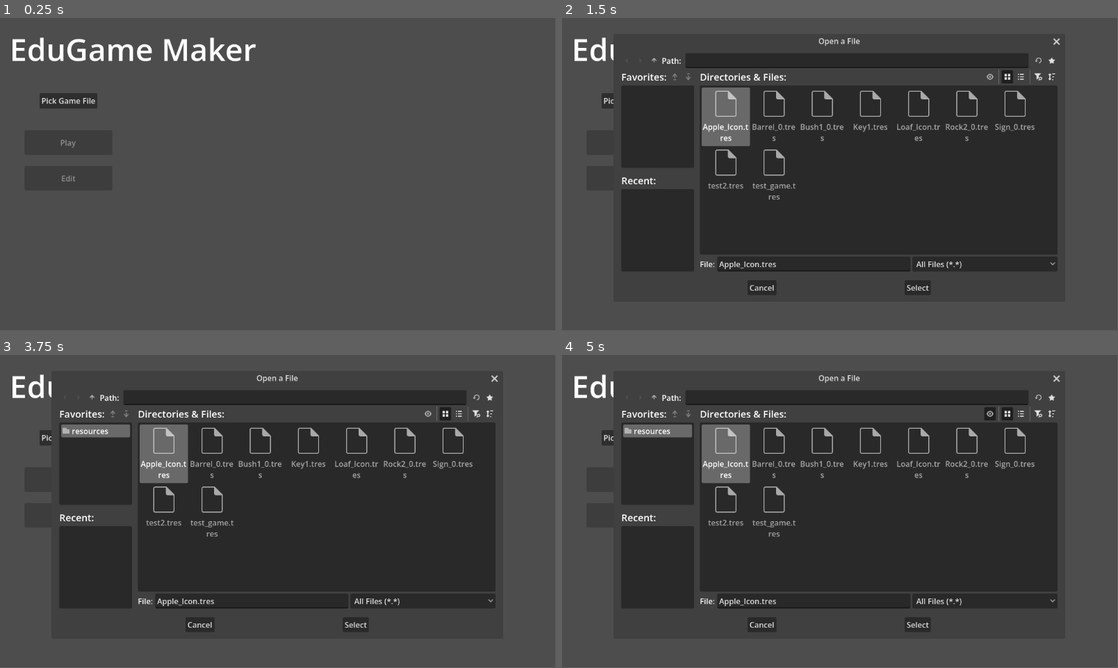
Above: before the commit, frames 1-4 (two rows, left to right).
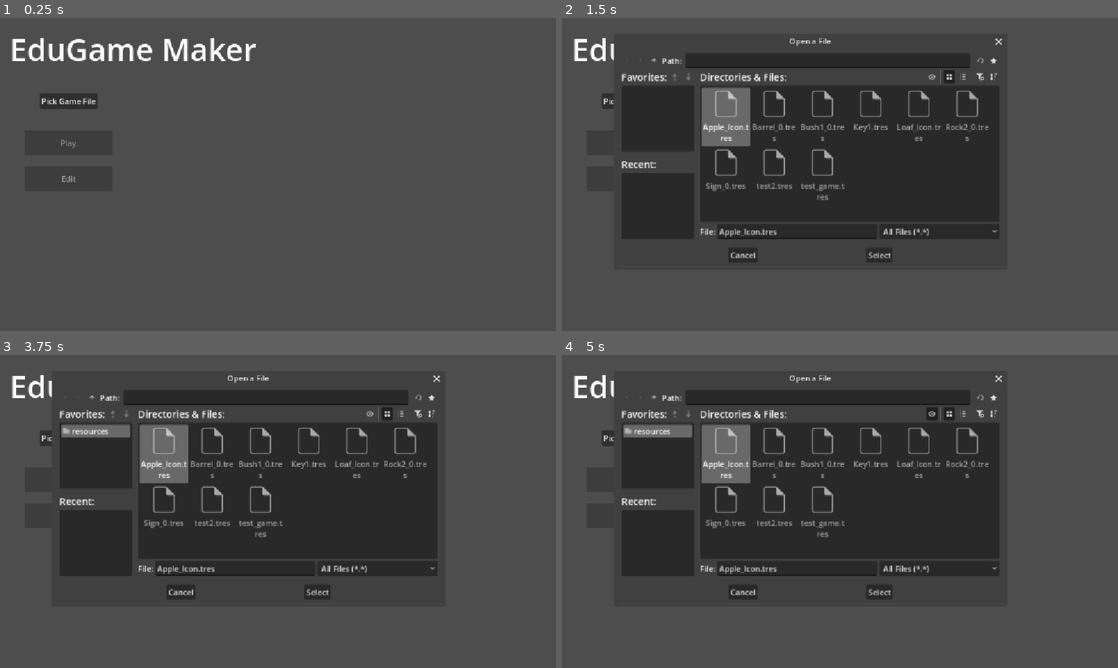
Above: after the commit, the same moments.

Repository: jsaur92/edamame
Game: Godot game, scene res://scenes/menu/main_menu.tscn
The game is run twice, just before and just after one commit, with the same random seed, the same clock (stepped at 60 frames per second) and the same inputs.
Inputs (mouse positions are in pixels of both pictures, inside the frame that each line leads up to; where the layout moved, square brackets give the same spot in the first picture):
- Up to frame 1 (0.25 s): no input
- Up to frame 2 (1.5 s): click "Pick Game File" at 0.5 s; click (656, 61) at 1.25 s
- Up to frame 3 (3.75 s): click (94, 398) at 2 s; click (417, 398) [478, 398] at 2.75 s; click (433, 398) [489, 398] at 3.5 s
- Up to frame 4 (5 s): click (928, 414) [990, 414] at 4.25 s
In our replay, the window is 799x449 before the commit and 800x450 after it. These sizes can differ from the game's own. Grey fills any space a smaller window leaves; there, only what the larger window draws over its background counts as a difference.

The runs differ from the first frame. In frame 1, 0.7% of the frame differs, in the area x 2-46%, y 6-53%; in frame 2, 9.8%; in frame 3, 9.9%; in frame 4, 10%, in the area x 2-90%, y 6-89%.

Commit message:
basic layout for editor scene

Diff:
--- a/project.godot
+++ b/project.godot
@@ -13,6 +13,10 @@
 config/name="Edu Game Maker"
 run/main_scene="uid://e7ed5bvjy3jm"
 config/features=PackedStringArray("4.6", "GL Compatibility")
+
+[display]
+
+window/stretch/mode="canvas_items"
 
 [input]
 
--- /dev/null
+++ b/scenes/editor/editor.tscn
@@ -0,0 +1,110 @@
+[gd_scene format=3 uid="uid://be4ok444g1l0f"]
+
+[sub_resource type="StyleBoxFlat" id="StyleBoxFlat_dhn8j"]
+bg_color = Color(0.21960784, 0.21960784, 0.21960784, 1)
+
+[node name="Editor" type="Control" unique_id=302396334]
+layout_mode = 3
+anchors_preset = 15
+anchor_right = 1.0
+anchor_bottom = 1.0
+grow_horizontal = 2
+grow_vertical = 2
+
+[node name="CommandNodeDock" type="PanelContainer" parent="." unique_id=544600147]
+layout_mode = 1
+anchors_preset = -1
+anchor_left = 0.85400003
+anchor_right = 1.0
+anchor_bottom = 1.0
+offset_left = 0.19195557
+theme_override_styles/panel = SubResource("StyleBoxFlat_dhn8j")
+
+[node name="CommandNodeChains" type="GraphEdit" parent="." unique_id=1306502914]
+layout_mode = 1
+anchors_preset = -1
+anchor_left = 0.45200002
+anchor_right = 0.915
+anchor_bottom = 1.0020001
+offset_left = 0.29595947
+offset_right = -60.08008
+offset_bottom = -0.29608154
+show_grid = false
+grid_pattern = 1
+snapping_enabled = false
+right_disconnects = true
+type_names = {
+0: "default"
+}
+
+[node name="GraphNode" type="GraphNode" parent="CommandNodeChains" unique_id=88306796]
+layout_mode = 0
+offset_left = 87.0
+offset_top = 304.0
+offset_right = 278.0
+offset_bottom = 414.0
+mouse_filter = 1
+position_offset = Vector2(87, 304)
+title = "rdgjirj"
+ignore_invalid_connection_type = true
+slot/0/left_enabled = true
+slot/0/left_type = 0
+slot/0/left_color = Color(1, 1, 1, 1)
+slot/0/left_icon = null
+slot/0/right_enabled = true
+slot/0/right_type = 0
+slot/0/right_color = Color(1, 1, 1, 1)
+slot/0/right_icon = null
+slot/0/draw_stylebox = true
+
+[node name="Label" type="Label" parent="CommandNodeChains/GraphNode" unique_id=1476689498]
+layout_mode = 2
+text = "test"
+
+[node name="GraphNode2" type="GraphNode" parent="CommandNodeChains" unique_id=926399723]
+layout_mode = 0
+offset_left = 449.0
+offset_top = 173.0
+offset_right = 640.0
+offset_bottom = 276.0
+mouse_filter = 1
+position_offset = Vector2(449, 173)
+title = "rdgjirj"
+ignore_invalid_connection_type = true
+slot/0/left_enabled = true
+slot/0/left_type = 0
+slot/0/left_color = Color(1, 1, 1, 1)
+slot/0/left_icon = null
+slot/0/right_enabled = true
+slot/0/right_type = 0
+slot/0/right_color = Color(1, 1, 1, 1)
+slot/0/right_icon = null
+slot/0/draw_stylebox = true
+
+[node name="Label" type="Label" parent="CommandNodeChains/GraphNode2" unique_id=1936028036]
+layout_mode = 2
+text = "test2"
+
+[node name="GameView" type="SubViewportContainer" parent="." unique_id=1802276125]
+layout_mode = 1
+anchors_preset = -1
+anchor_right = 0.45200002
+anchor_bottom = 0.57100004
+offset_right = 0.29595947
+offset_bottom = -0.008026123
+stretch = true
+
+[node name="SubViewport" type="SubViewport" parent="GameView" unique_id=1258534256]
+handle_input_locally = false
+size = Vector2i(521, 370)
+render_target_update_mode = 4
+
+[node name="ObjectDock" type="PanelContainer" parent="." unique_id=148368297]
+layout_mode = 1
+anchors_preset = -1
+anchor_top = 0.57100004
+anchor_right = 0.45200002
+anchor_bottom = 1.0
+offset_top = -0.008026123
+offset_right = 0.29595947
+theme_override_styles/panel = SubResource("StyleBoxFlat_dhn8j")
